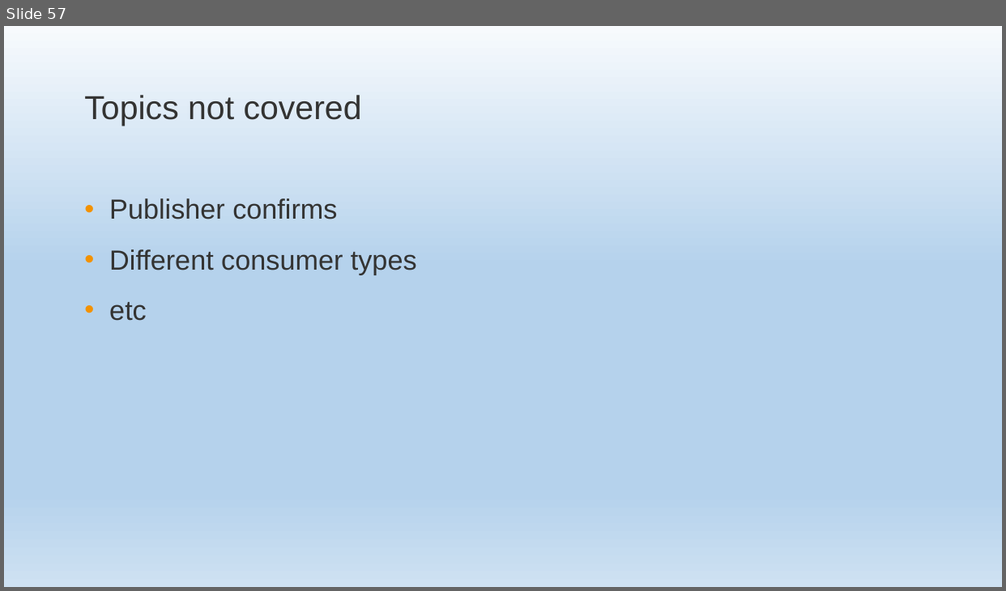
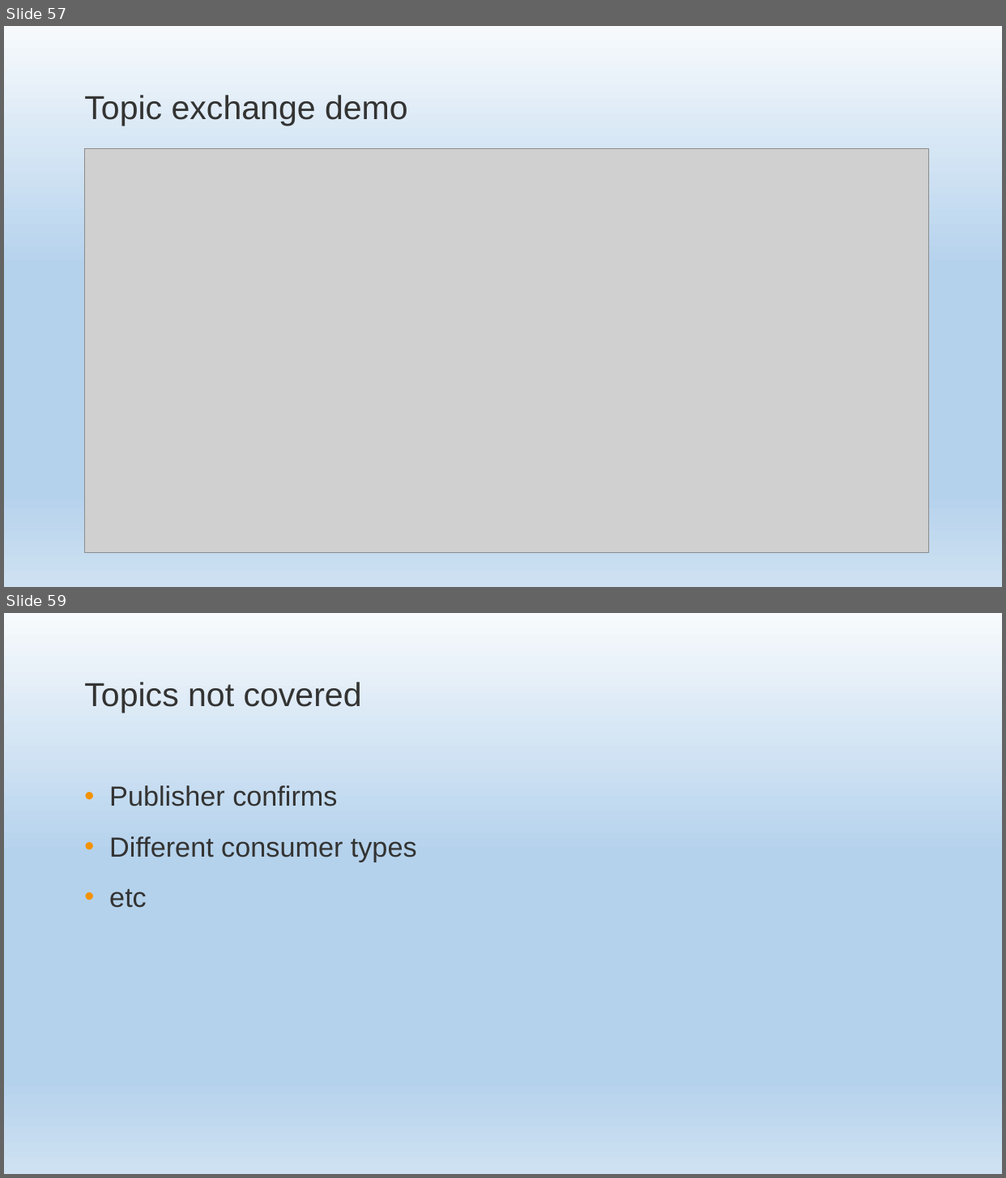
Before and after one commit to EPilyaev/RabbitMQNetCore, a slide deck: RabbitMQNetCore.pptm. Shown one above the other, each under a label of ours: slide 57 before the commit, slides 57 and 59 after it; the slides between them are not shown. The pictures are 1006x591 and 1006x1178 pixels, drawn with LibreOffice and Linux fonts; fonts in the diff are those of the drawing; grey boxes stand for pictures; background and template pictures are left out. Boxes give left, top, right and bottom in pixels: in the first picture for what was removed or moved away, otherwise in the second. Text is boxed around its words. In the diff, an @@ line names an element or a change of style, - is before the commit and + after.

Commit message:
Add topic exchange demo

```diff
--- a/RabbitMQNetCore.pptm
+++ b/RabbitMQNetCore.pptm
@@ slide 57 added at (4,26,1002,587), background gradient #F7FAFD to #B5D2EC to #CEE1F2 @@
@@ title added at (84,95,408,126), 48 pt, text #333332 @@
+Topic exchange demo
@@ picture added at (84,149,928,552) @@
@@ what was slide 57 is now slide 59 @@
```
Also in this commit, not shown: 1 slide changed, 1 other slide added.
